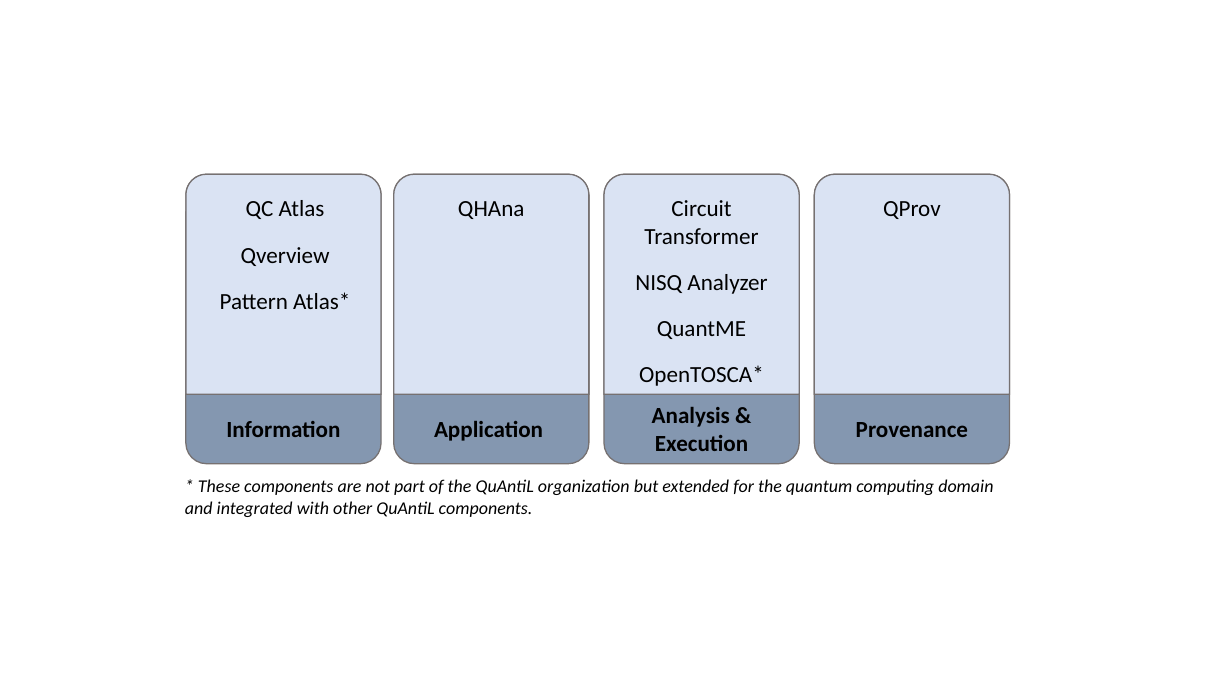
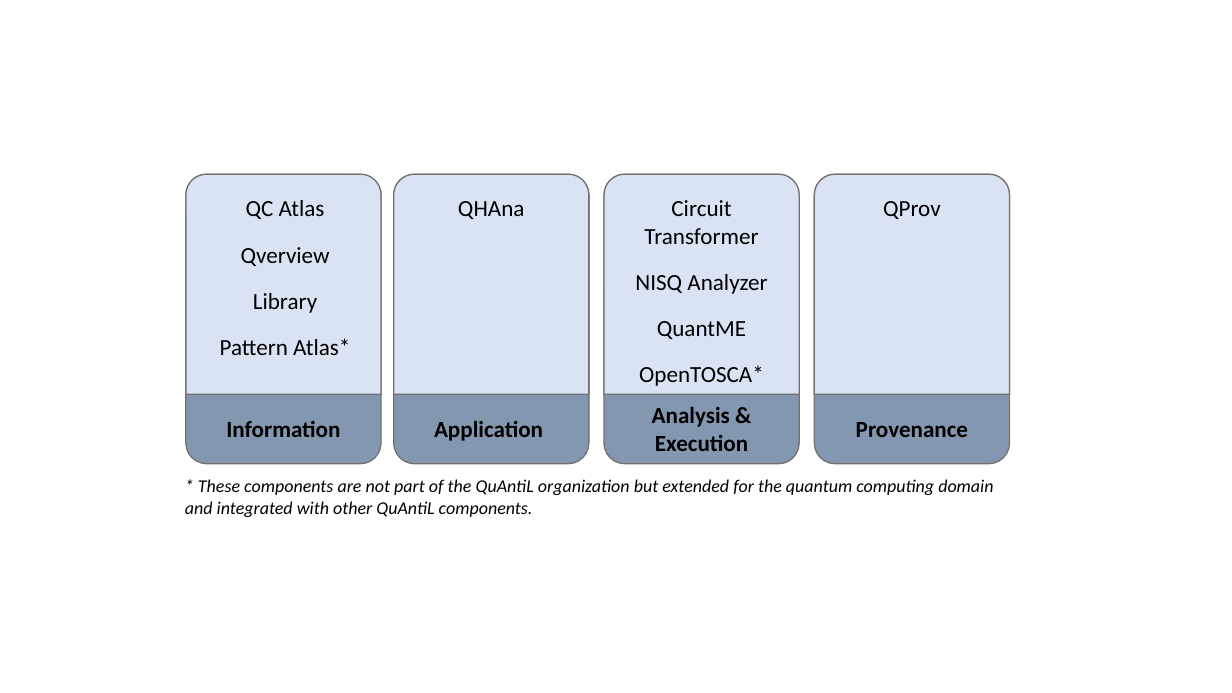
Before and after one commit to UST-QuAntiL/quantil-docs, a slide deck: slide 1 of docs/images/overview-quantil.pptx. Drawn at 1232x693 pixels with LibreOffice and Linux fonts; fonts in the diff are those of the drawing. Boxes give left, top, right and bottom in pixels: in the first picture for what was removed or moved away, otherwise in the second. Text is boxed around its words. In the diff, an @@ line names an element or a change of style, - is before the commit and + after.

Commit message:
add library to pptx

```diff
--- a/docs/images/overview-quantil.pptx
+++ b/docs/images/overview-quantil.pptx
@@ text at <box>253,293,317,313</box>: paragraph added @@
+Library
```
Also in this commit, not shown: 1 other file.
